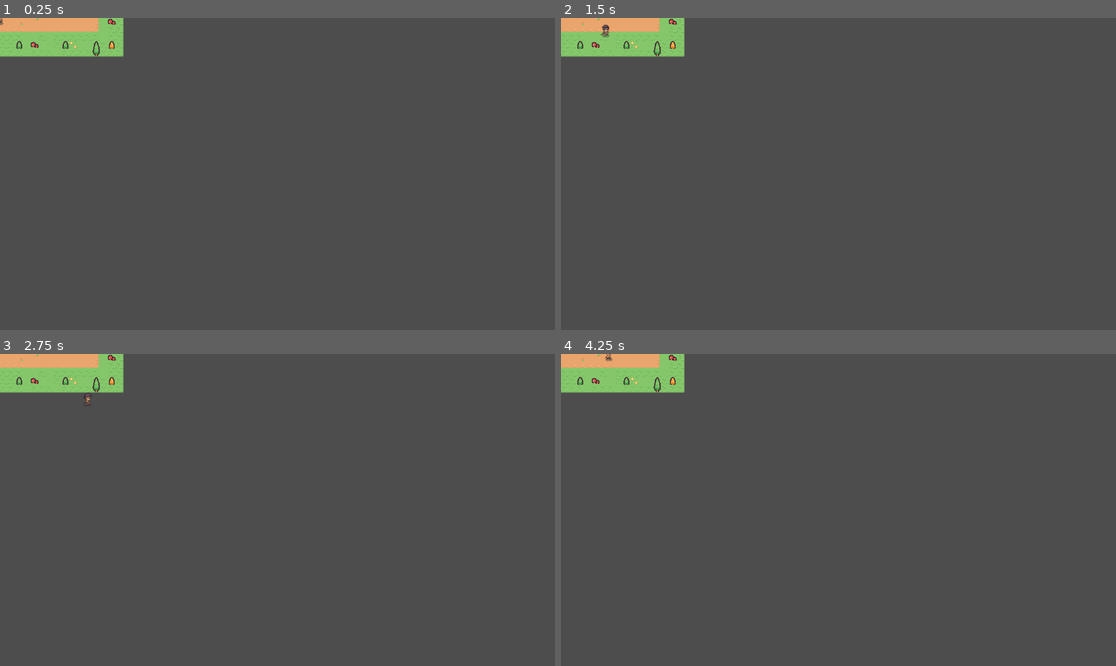
Above: before the commit, frames 1-4 (two rows, left to right).
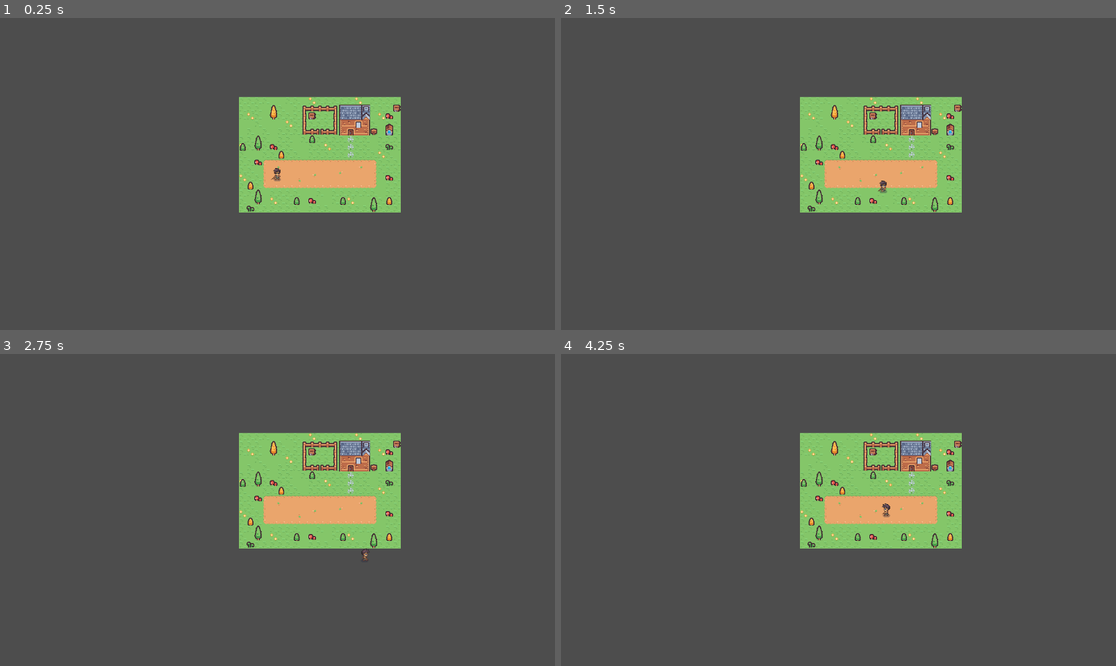
Above: after the commit, the same moments.

Repository: HumaidEbrahim/Arcademia
Game: Godot game, scene res://node_2d.tscn
The game is run twice, just before and just after one commit, with the same random seed, the same clock (stepped at 60 frames per second) and the same inputs.
Inputs:
- Up to frame 1 (0.25 s): no input
- Up to frame 2 (1.5 s): tap Enter at 0.5 s; hold Right (ui_right) 0.53-1.28 s; hold Down (ui_down) from 1.28 s (still down)
- Up to frame 3 (2.75 s): tap Space at 2 s; release Down (ui_down) at 2.03 s; hold Right (ui_right) from 2.03 s (still down)
- Up to frame 4 (4.25 s): tap Enter at 2.75 s; release Right (ui_right) at 2.78 s; hold Up (ui_up) 2.78-3.53 s; tap Space at 3.5 s; hold Left (ui_left) from 3.53 s (still down)

The runs differ from the first frame. In frame 1, 13% of the frame differs, in the area x 0-73%, y 0-63%; in frame 2, 13%; in frame 3, 14%, in the area x 0-73%, y 0-67%; in frame 4, 13%.

Commit message:
Added a tilemap with tileset

Diff:
--- a/node_2d.tscn
+++ b/node_2d.tscn
@@ -575,3 +575,6 @@
 [node name="AnimatedSprite2D" type="AnimatedSprite2D" parent="CharacterBody2D"]
 sprite_frames = SubResource("SpriteFrames_wtcfe")
 animation = &"walk_right"
+
+[node name="Camera2D" type="Camera2D" parent="."]
+limit_smoothed = true
--- a/project.godot
+++ b/project.godot
@@ -49,3 +49,8 @@
 , Object(InputEventKey,"resource_local_to_scene":false,"resource_name":"","device":-1,"window_id":0,"alt_pressed":false …(183 unchanged characters)…
 ]
 }
+
+[rendering]
+
+anti_aliasing/quality/msaa_2d=3
+anti_aliasing/quality/screen_space_aa=1
